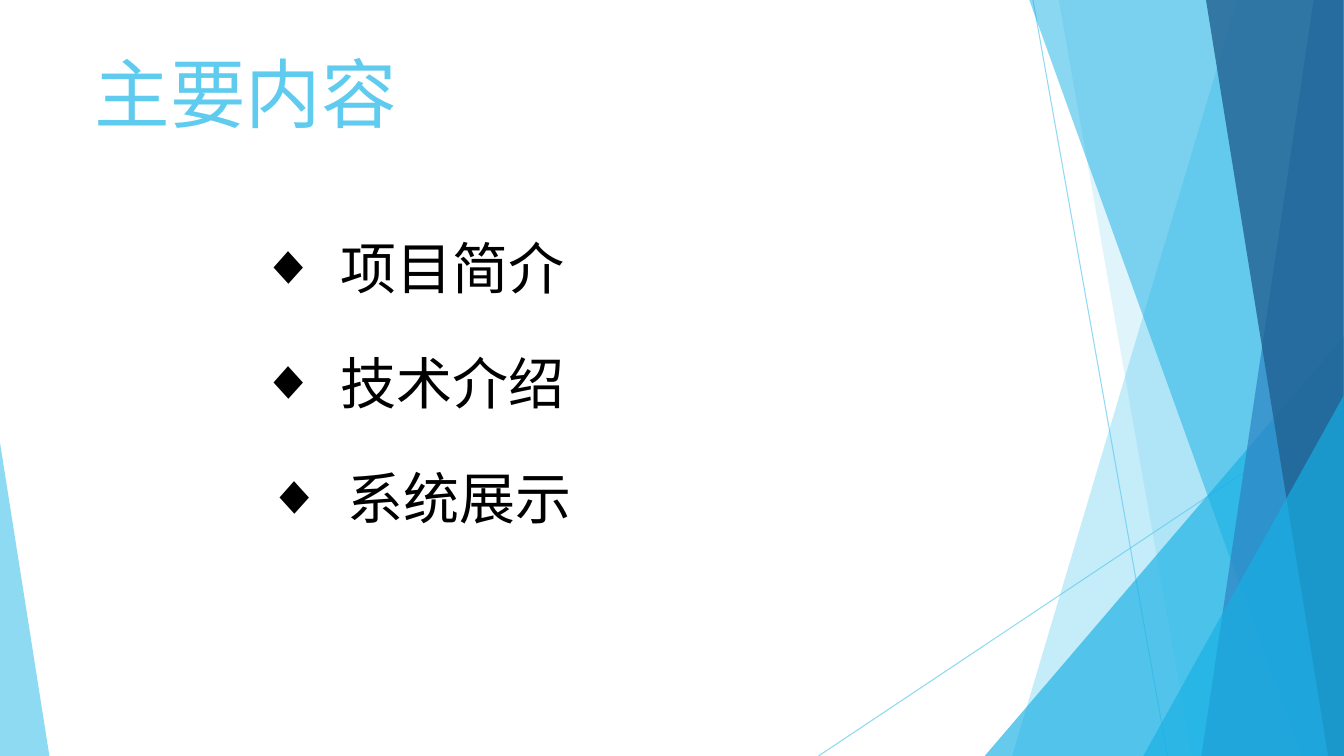
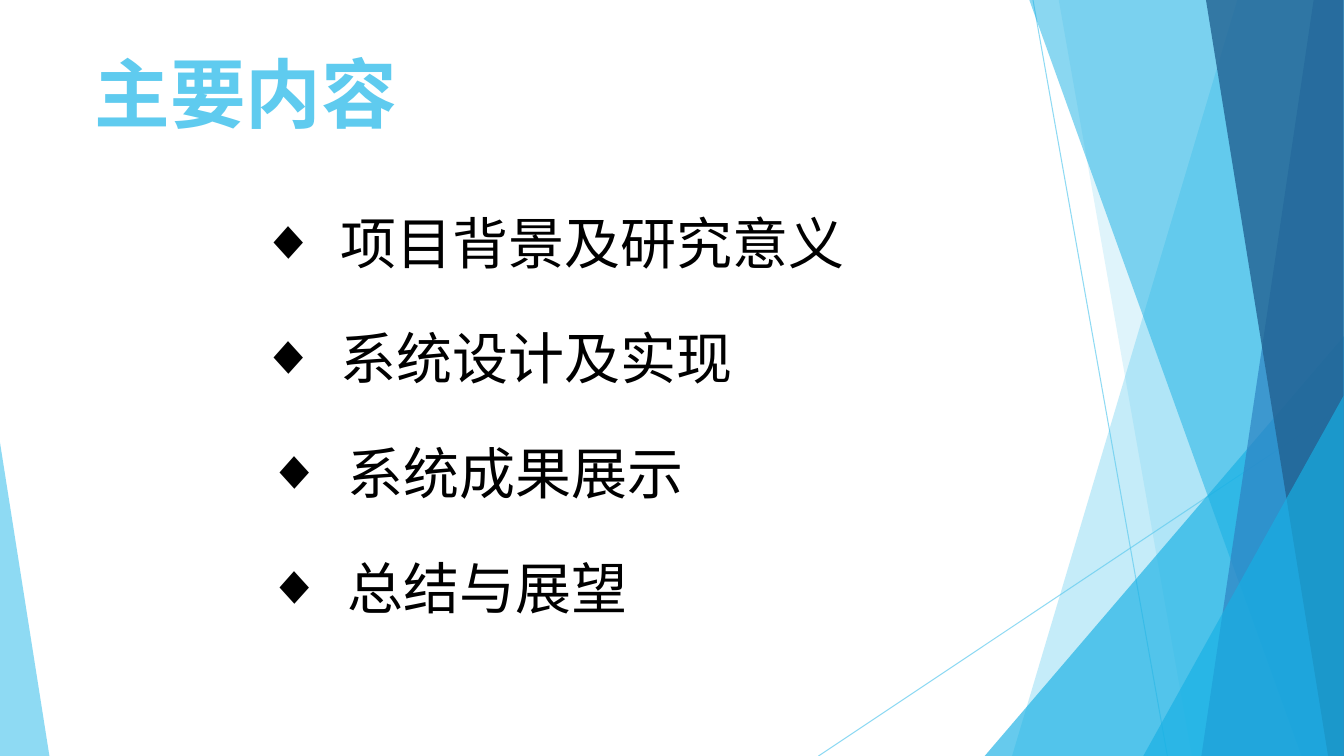
Before and after one commit to helloeda/smartBus, a slide deck: slide 2 of 毕业设计.pptx. Drawn at 1344x756 pixels with LibreOffice and Linux fonts; fonts in the diff are those of the drawing. Boxes give left, top, right and bottom in pixels: in the first picture for what was removed or moved away, otherwise in the second. Text is boxed around its words. In the diff, an @@ line names an element or a change of style, - is before the commit and + after.

```diff
--- a/毕业设计.pptx
+++ b/毕业设计.pptx
@@ title "主要内容" at <box>94,57,396,129</box>: bold on @@
@@ text at <box>341,216,845,269</box>: text changed; font Roboto to Noto Sans CJK SC @@
-◆ 项目简介
+◆ 项目背景及研究意义
@@ text at <box>341,331,733,384</box>: text changed; font Roboto to Noto Sans CJK SC @@
-◆ 技术介绍
+◆ 系统设计及实现
@@ text at <box>348,447,684,499</box>: text changed; font Roboto to Noto Sans CJK SC @@
-◆ 系统展示
+◆ 系统成果展示
@@ text added at <box>348,562,628,614</box>, 40 pt, text #000000 @@
+◆ 总结与展望
```
Also in this commit, not shown: 9 other slides changed, 5 slides added, 3 slides removed, 19 other files.
